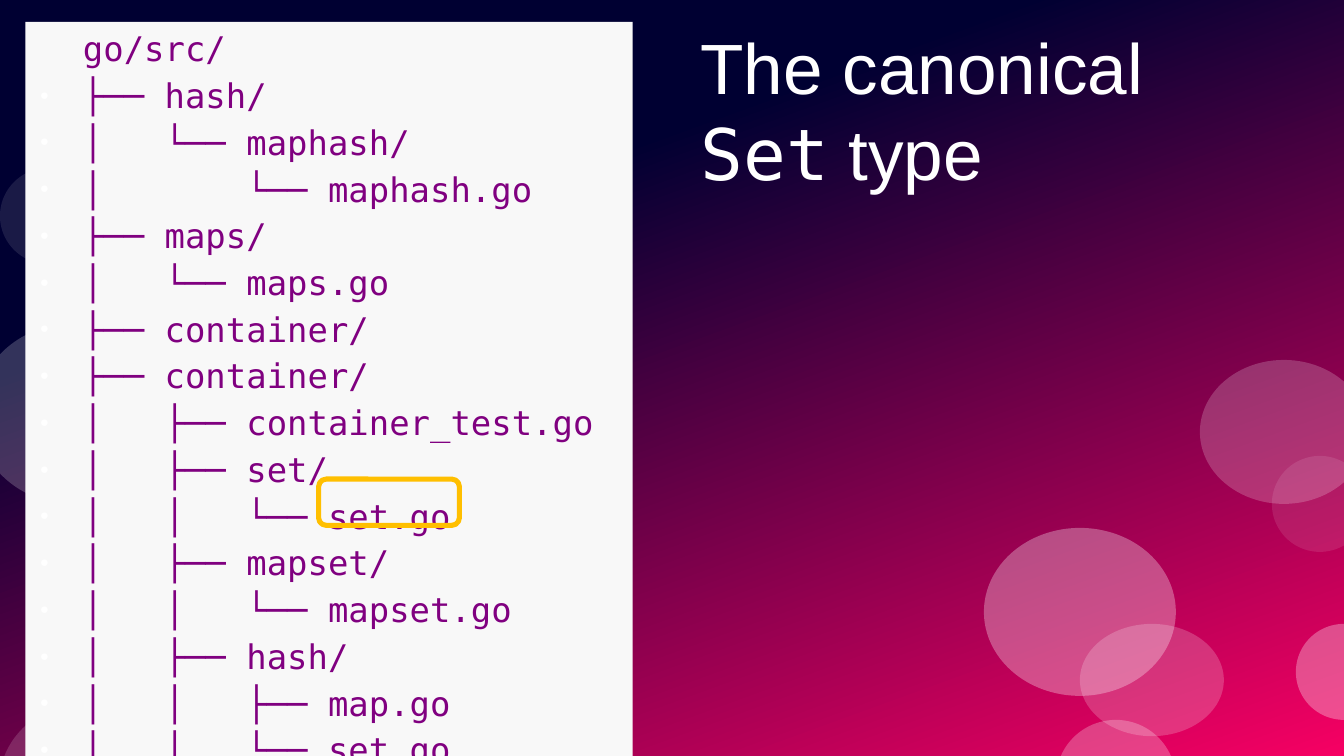
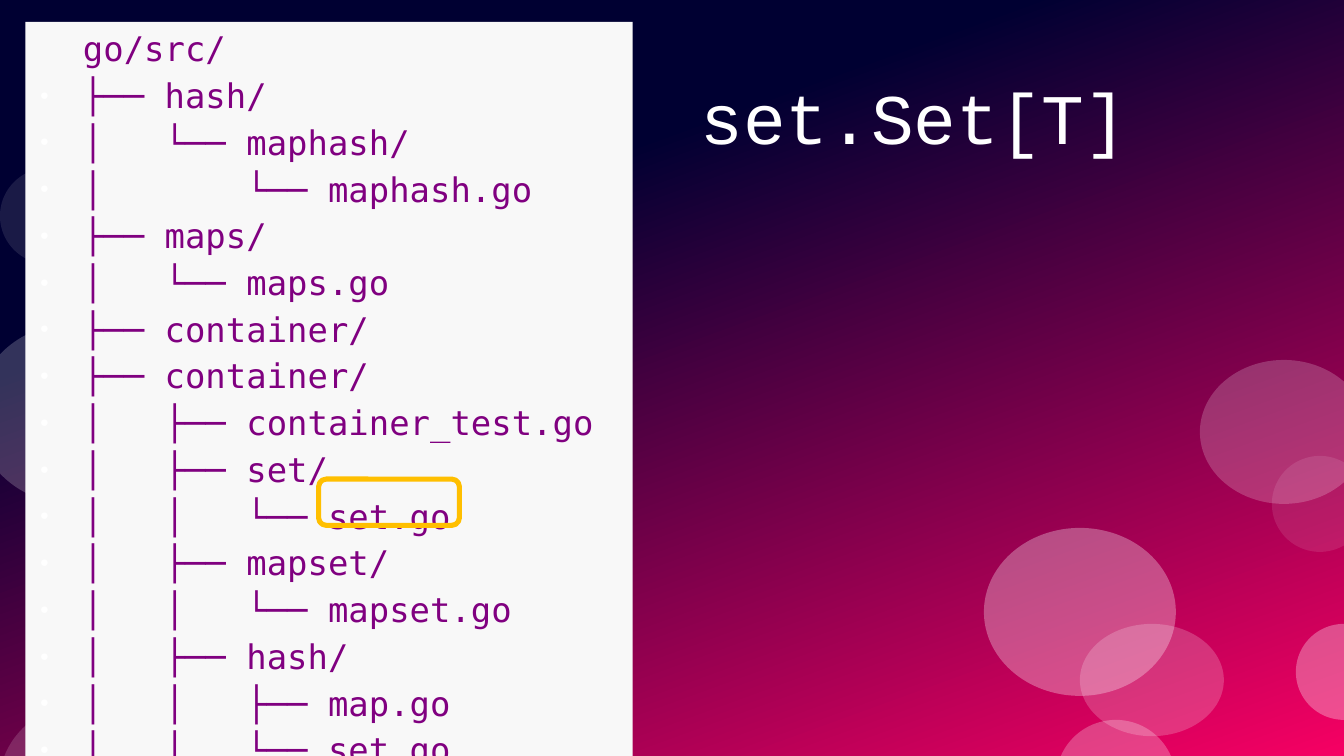
Before and after one commit to ramalho/sets-in-go, a slide deck: slide 42 of sets-in-go.odp (slide 30 before the commit). Drawn at 1344x756 pixels with LibreOffice and Linux fonts; fonts in the diff are those of the drawing. Boxes give left, top, right and bottom in pixels: in the first picture for what was removed or moved away, otherwise in the second. Text is boxed around its words. In the diff, an @@ line names an element or a change of style, - is before the commit and + after.

```diff
--- a/sets-in-go.odp
+++ b/sets-in-go.odp
@@ title at [700,93,1127,159]: text changed; font Arial to Courier New @@
-The canonical
-Set type
+set.Set[T]
```
Also in this commit, not shown: 4 other slides changed, 9 slides added, 1 slide removed, 2 other files.
